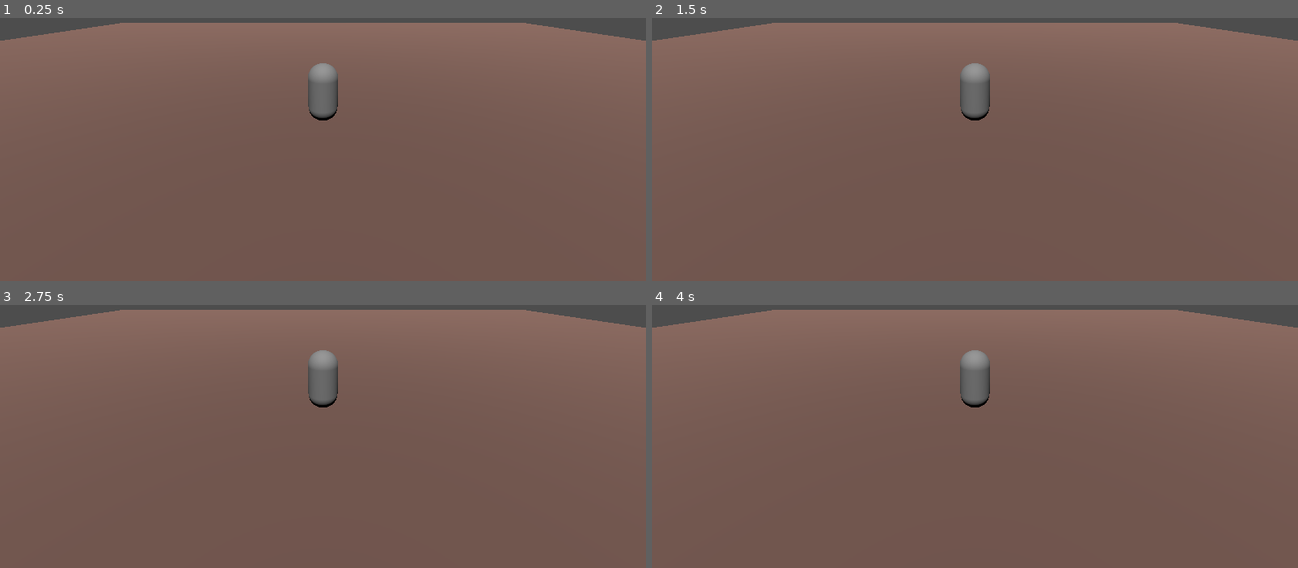
Above: before the commit, frames 1-4 (two rows, left to right).
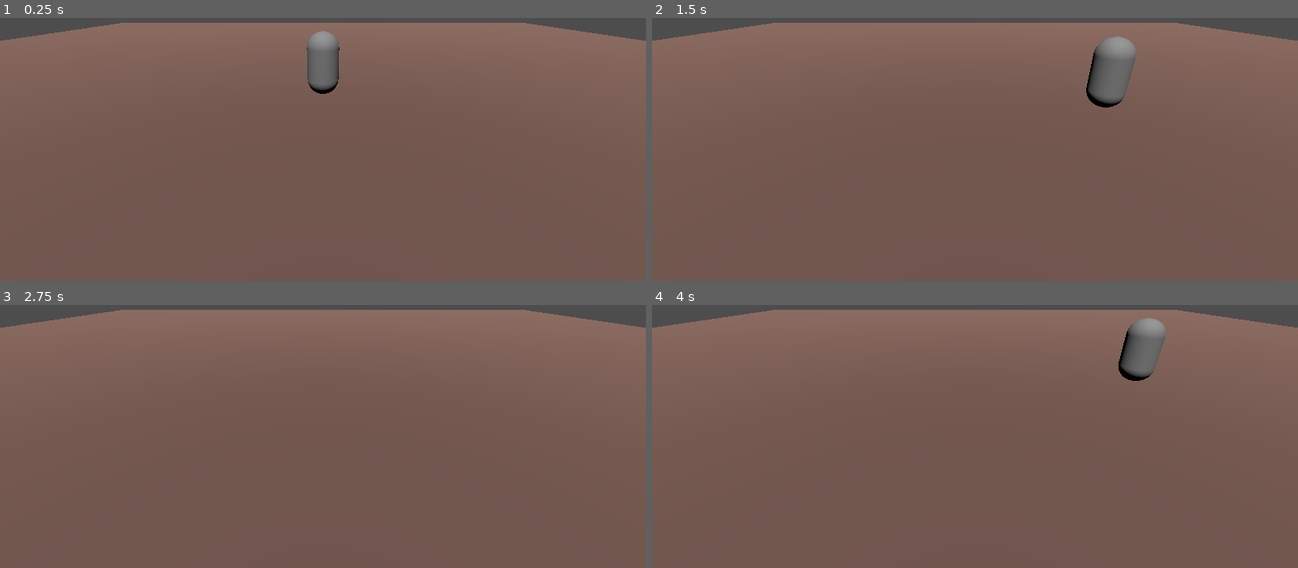
Above: after the commit, the same moments.

Repository: HjalteTagmose/HelgeSpillet
Game: Godot game, scene res://main.tscn
Same seed, same stepped clock (60 frames per second), same inputs: the game is played once before the commit and once after it.
Inputs:
- Up to frame 1 (0.25 s): no input
- Up to frame 2 (1.5 s): tap Enter (ui_accept) at 0.5, 0.6, 0.77, 1.07, 1.35 s; hold Right (ui_right) 0.53-1.28 s; hold Down (ui_down) from 1.28 s (still down)
- Up to frame 3 (2.75 s): tap Enter (ui_accept) at 1.52, 1.82, 2.1 s; release Down (ui_down) at 2.03 s; hold Right (ui_right) from 2.03 s (still down)
- Up to frame 4 (4 s): release Right (ui_right) at 2.78 s; hold Up (ui_up) 2.78-3.53 s; tap Enter (ui_accept) at 2.85, 3.02, 3.32, 3.6, 3.77 s; hold Left (ui_left) from 3.53 s (still down)

The runs differ from the first frame. In frame 1, 1.0% of the frame differs, in the area x 47-53%, y 4-39%; in frame 2, 1.7%, in the area x 47-75%, y 7-39%; in frame 3, 0.5%; in frame 4, 1.6%.

Commit message:
basic movement

Diff:
--- /dev/null
+++ b/Player.gd
@@ -0,0 +1,29 @@
+extends CharacterBody3D
+
+const SPEED = 5.0
+const JUMP_VELOCITY = 4.5
+
+# Get the gravity from the project settings to be synced with RigidBody nodes.
+var gravity = ProjectSettings.get_setting("physics/3d/default_gravity")
+
+func _physics_process(delta):
+	# Add the gravity.
+	if not is_on_floor():
+		velocity.y -= gravity * delta
+
+	# Handle Jump.
+#	if Input.is_action_just_pressed("ui_accept") and is_on_floor():
+#		velocity.y = JUMP_VELOCITY
+
+	# Get the input direction and handle the movement/deceleration.
+	# As good practice, you should replace UI actions with custom gameplay actions.
+	var input_dir = Input.get_vector("ui_left", "ui_right", "ui_up", "ui_down")
+	var direction = (transform.basis * Vector3(input_dir.x, 0, input_dir.y)).normalized()
+	if direction:
+		velocity.x = direction.x * SPEED
+		velocity.z = direction.z * SPEED
+	else:
+		velocity.x = move_toward(velocity.x, 0, SPEED)
+		velocity.z = move_toward(velocity.z, 0, SPEED)
+
+	move_and_slide()
--- a/main.tscn
+++ b/main.tscn
@@ -1,6 +1,7 @@
-[gd_scene load_steps=6 format=3 uid="uid://dj7ex1hceenny"]
+[gd_scene load_steps=7 format=3 uid="uid://su7gr0kg3pwy"]
 
 [ext_resource type="Material" uid="uid://bdi5o7mn1ulgu" path="res://floor.tres" id="1_wo7fx"]
+[ext_resource type="Script" path="res://Player.gd" id="2_5hehj"]
 
 [sub_resource type="BoxShape3D" id="BoxShape3D_g0p8o"]
 size = Vector3(60, 2, 60)
@@ -26,6 +27,7 @@
 
 [node name="Player" type="CharacterBody3D" parent="."]
 transform = Transform3D(1, 0, 0, 0, 1, 0, 0, 0, 1, 0, 1, 0)
+script = ExtResource("2_5hehj")
 
 [node name="Collision" type="CollisionShape3D" parent="Player"]
 shape = SubResource("CapsuleShape3D_k8g0v")
